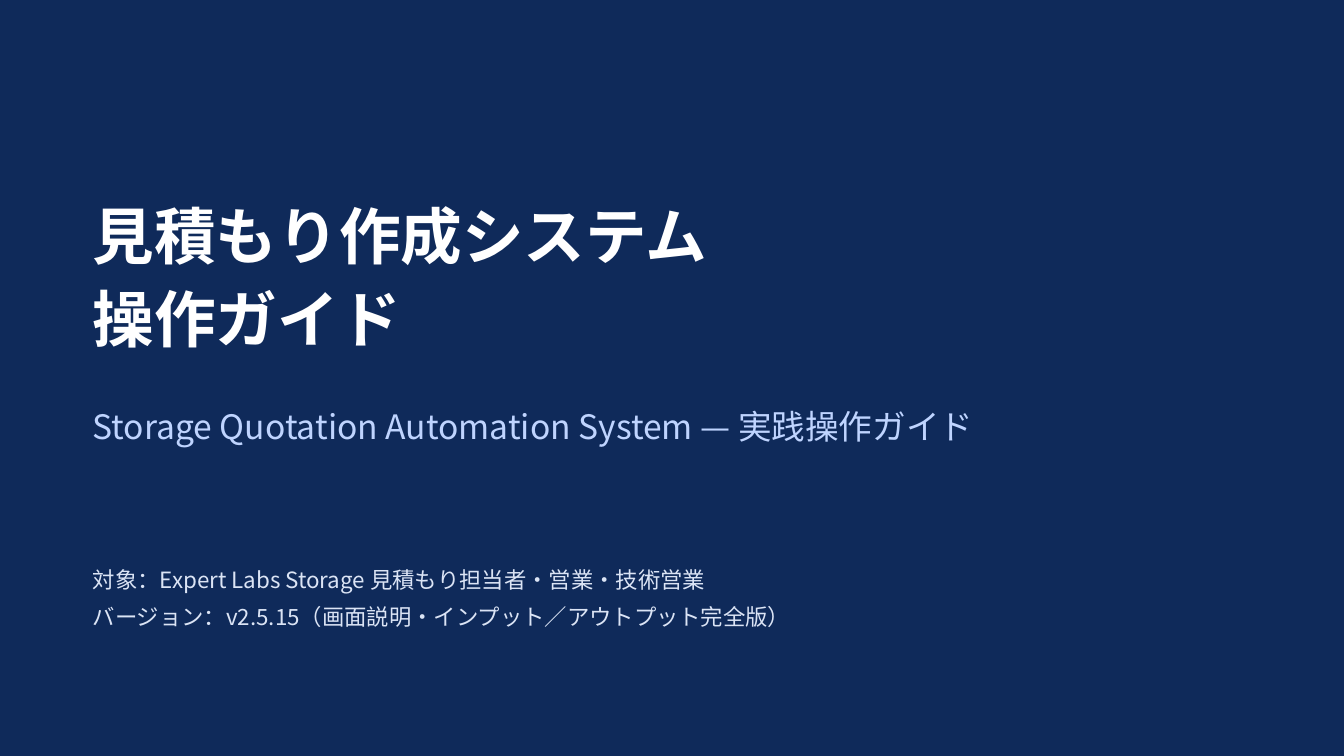
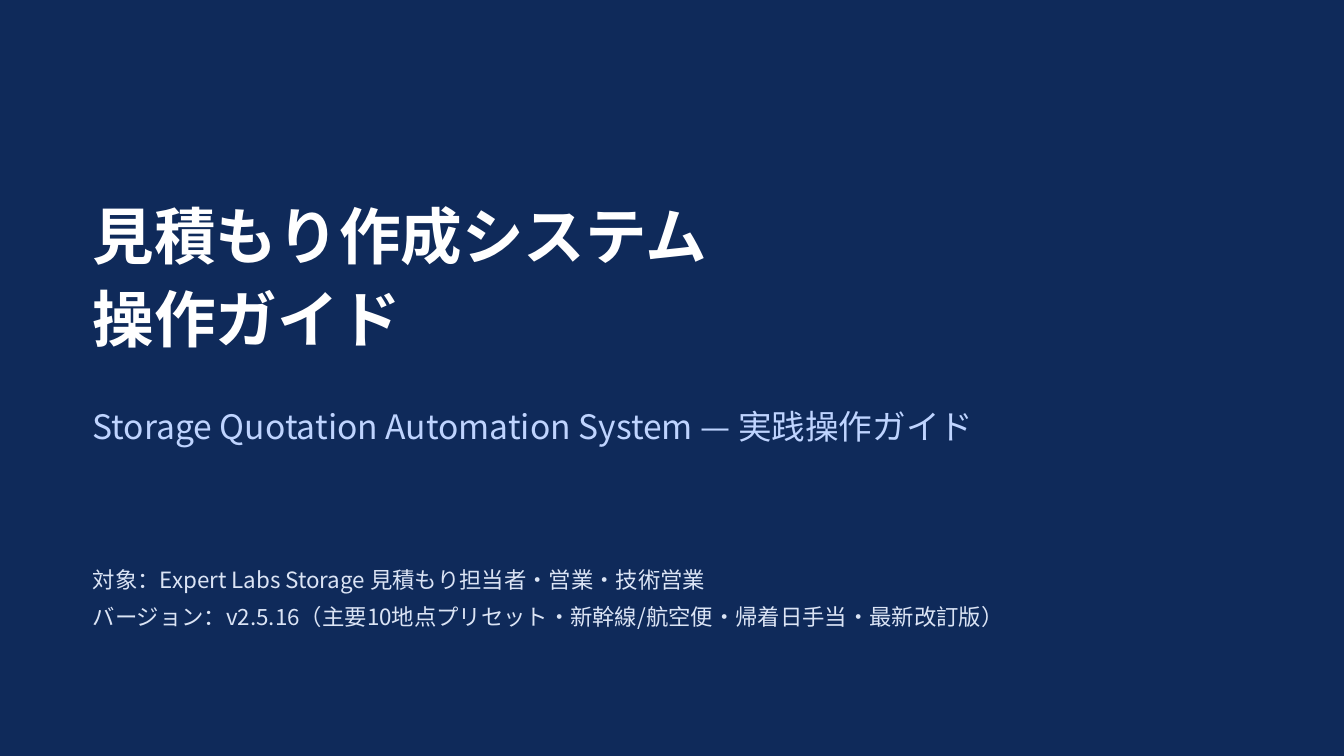
Before and after one commit to ibm-el-japan/storage-quotation-system, a slide deck: slide 1 of docs/user-guide/操作ガイド_v2.5.15.pptx. Drawn at 1344x756 pixels with LibreOffice and Linux fonts; fonts in the diff are those of the drawing. Boxes give left, top, right and bottom in pixels: in the first picture for what was removed or moved away, otherwise in the second. Text is boxed around its words. In the diff, an @@ line names an element or a change of style, - is before the commit and + after.

Commit message:
docs: update 操作ガイド pptx with travel presets, shinkansen/air labels, return allowance, and movements calculation

```diff
--- a/docs/user-guide/操作ガイド_v2.5.15.pptx
+++ b/docs/user-guide/操作ガイド_v2.5.15.pptx
@@ text at box(93, 606, 1004, 629): text changed @@
-バージョン：v2.5.15（画面説明・インプット／アウトプット完全版）
+バージョン：v2.5.16（主要10地点プリセット・新幹線/航空便・帰着日手当・最新改訂版）
```
Also in this commit, not shown: 1 other slide changed.
